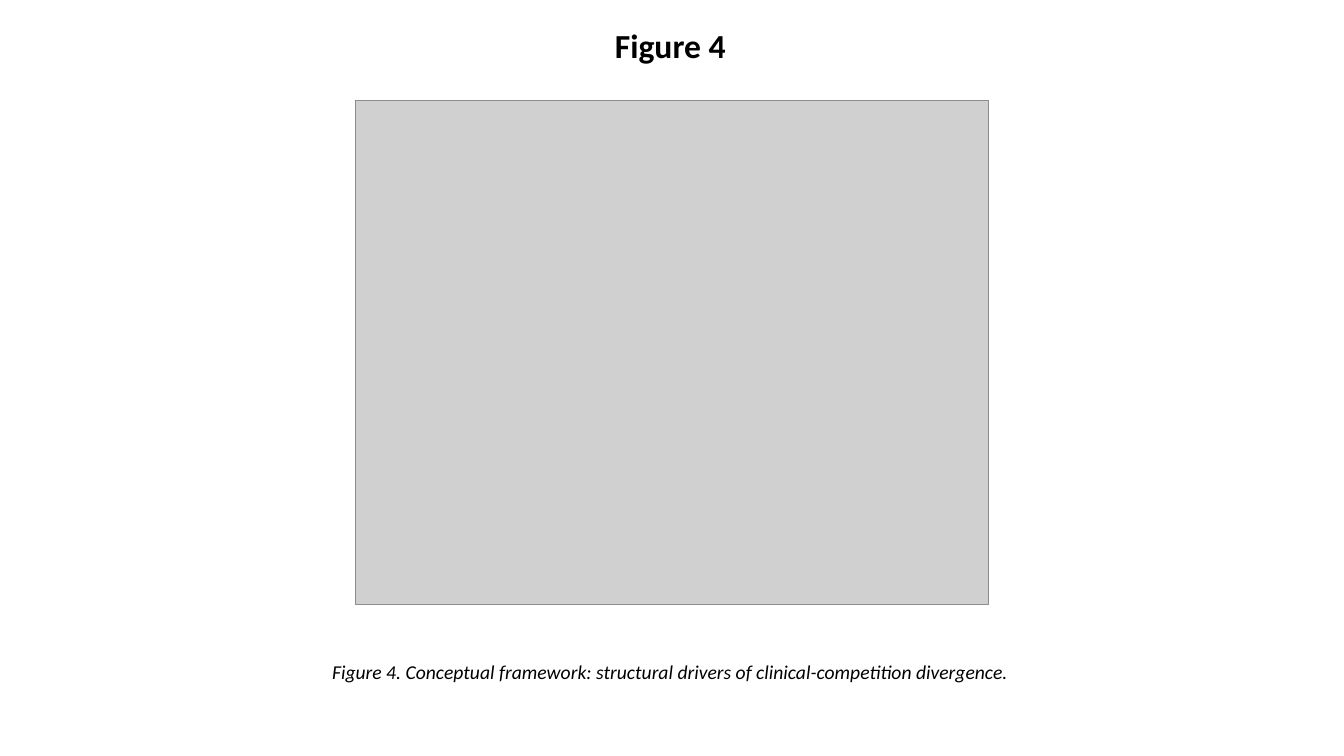
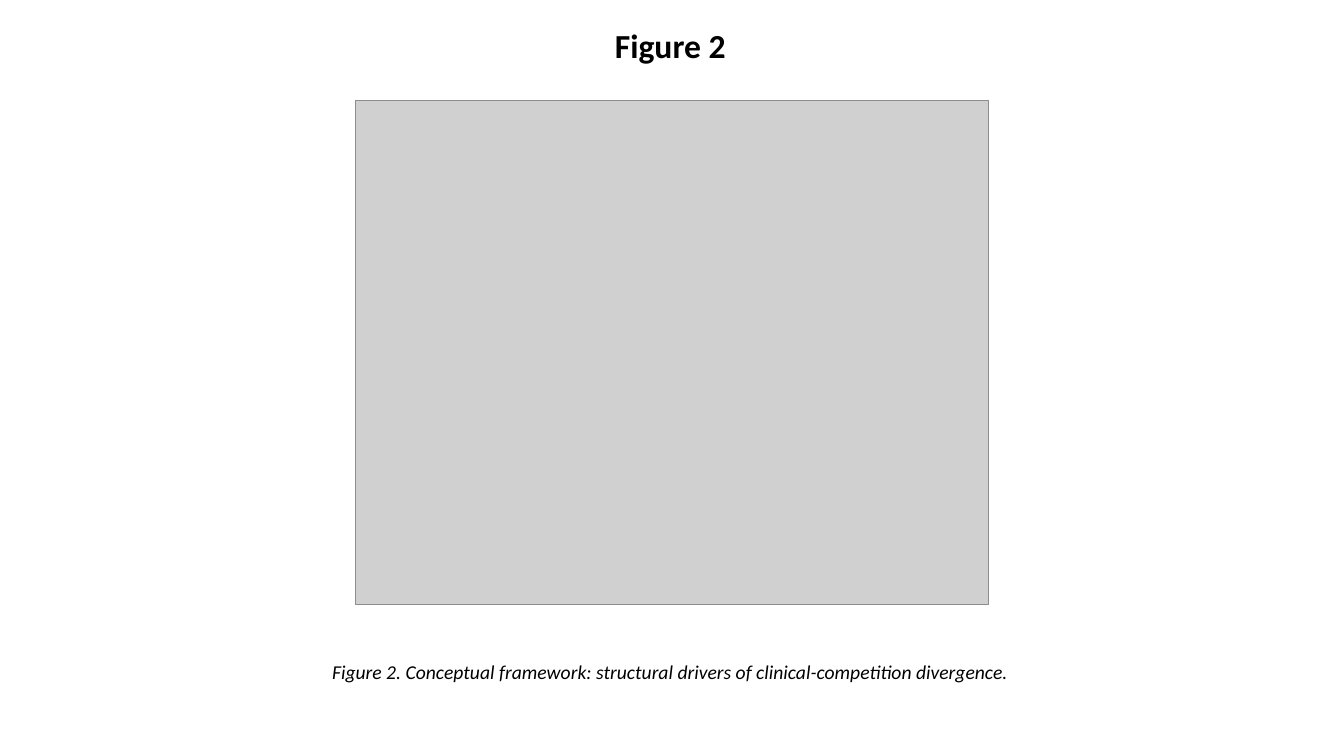
Before and after one commit to bougtoir/wada-tue-scoping-review, a slide deck: slide 2 of wada-tue-scoping-review/manuscripts/SCJ_Figures_English.pptx (slide 4 before the commit). Drawn at 1344x756 pixels with LibreOffice and Linux fonts; fonts in the diff are those of the drawing; grey boxes stand for pictures. Boxes give left, top, right and bottom in pixels: in the first picture for what was removed or moved away, otherwise in the second. Text is boxed around its words. In the diff, an @@ line names an element or a change of style, - is before the commit and + after.

```diff
--- a/wada-tue-scoping-review/manuscripts/SCJ_Figures_English.pptx
+++ b/wada-tue-scoping-review/manuscripts/SCJ_Figures_English.pptx
@@ text at (615,34,726,64): text changed @@
-Figure 4
+Figure 2
@@ text at (332,665,1007,683): text changed @@
-Figure 4. Conceptual framework: structural drivers of clinical-competition divergence.
+Figure 2. Conceptual framework: structural drivers of clinical-competition divergence.
```
Also in this commit, not shown: 2 other slides changed, 19 other files.
